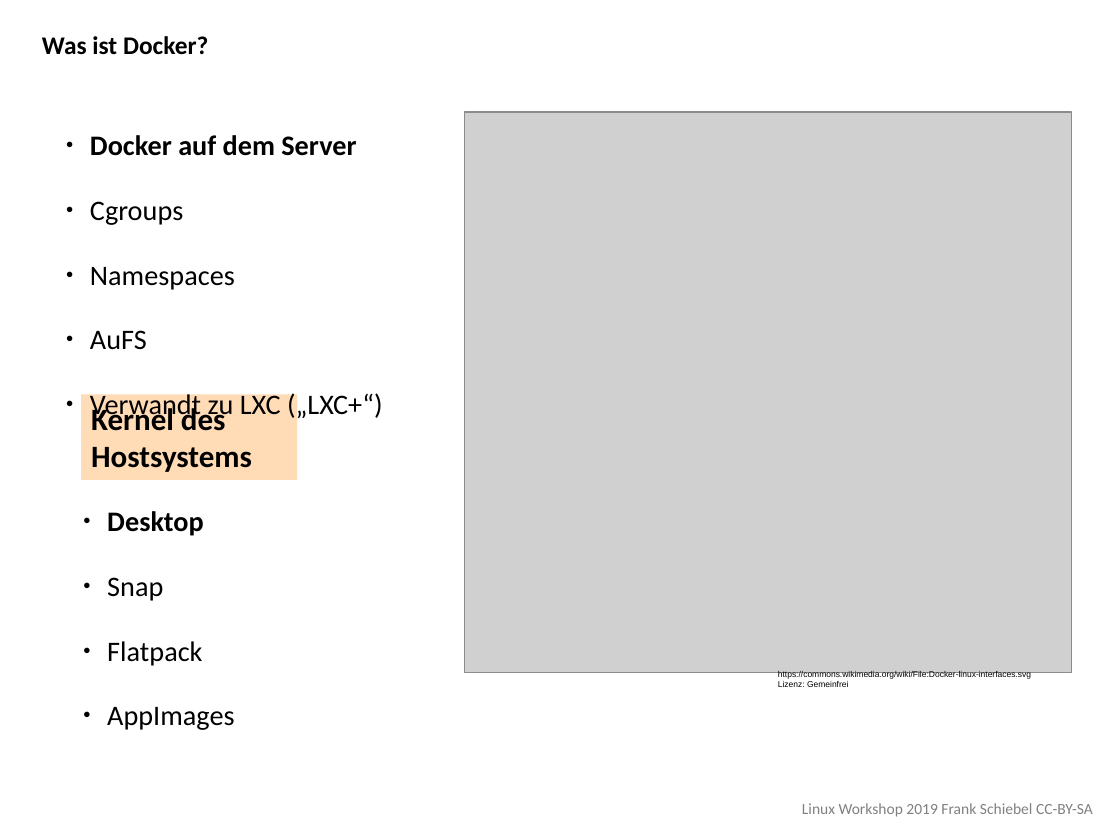
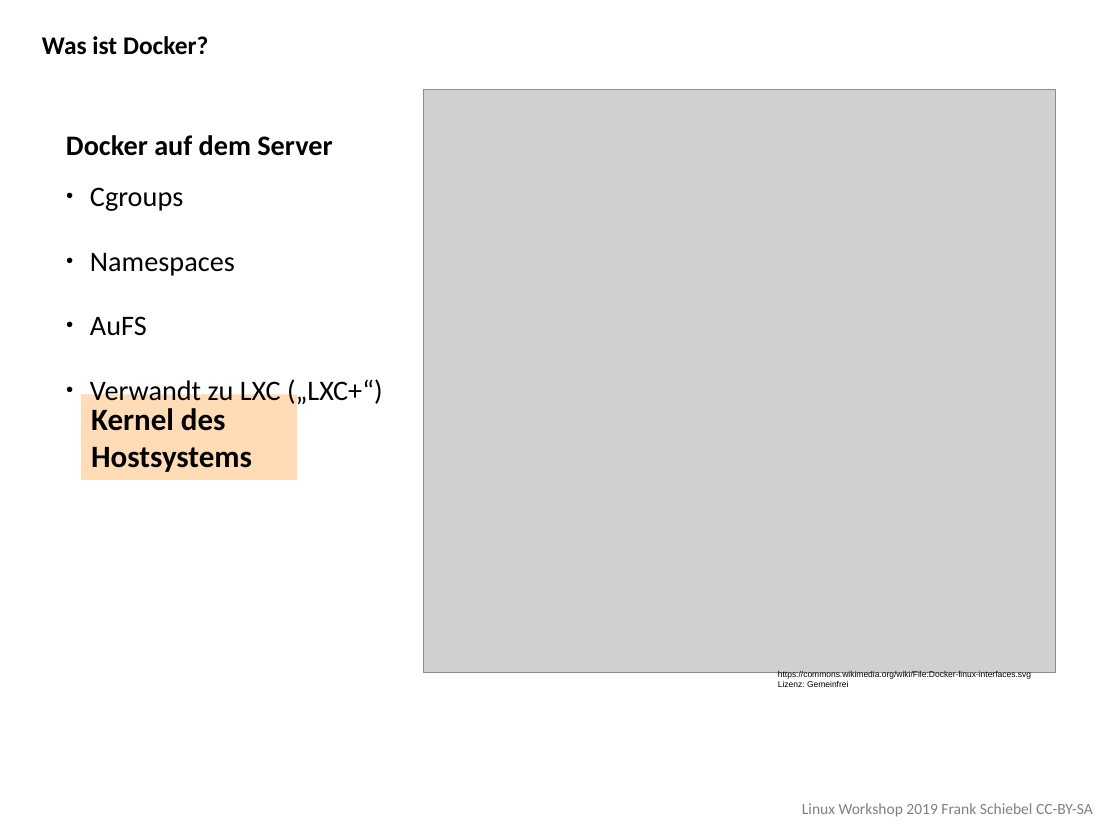
Before and after one commit to ironiemix/lfb-linuxworkshop2019, a slide deck: slide 1 of docker/linux_workshop_docker.odp. Drawn at 1120x840 pixels with LibreOffice and Linux fonts; fonts in the diff are those of the drawing; grey boxes stand for pictures. Boxes give left, top, right and bottom in pixels: in the first picture for what was removed or moved away, otherwise in the second. Text is boxed around its words. In the diff, an @@ line names an element or a change of style, - is before the commit and + after.

Commit message:
Erste Folien zu Docker

```diff
--- a/docker/linux_workshop_docker.odp
+++ b/docker/linux_workshop_docker.odp
@@ picture: place and size @@
-picture at (464,112,1072,672)
+picture at (424,89,1056,673)
@@ text at (66,135,332,156): bullet ● to none; less space between paragraphs @@
@@ text removed at (107,511,234,730) @@
-● Desktop
-● Snap
-● Flatpack
-● AppImages
```
Also in this commit, not shown: 4 slides added, 1 slide removed, 1 other file.
